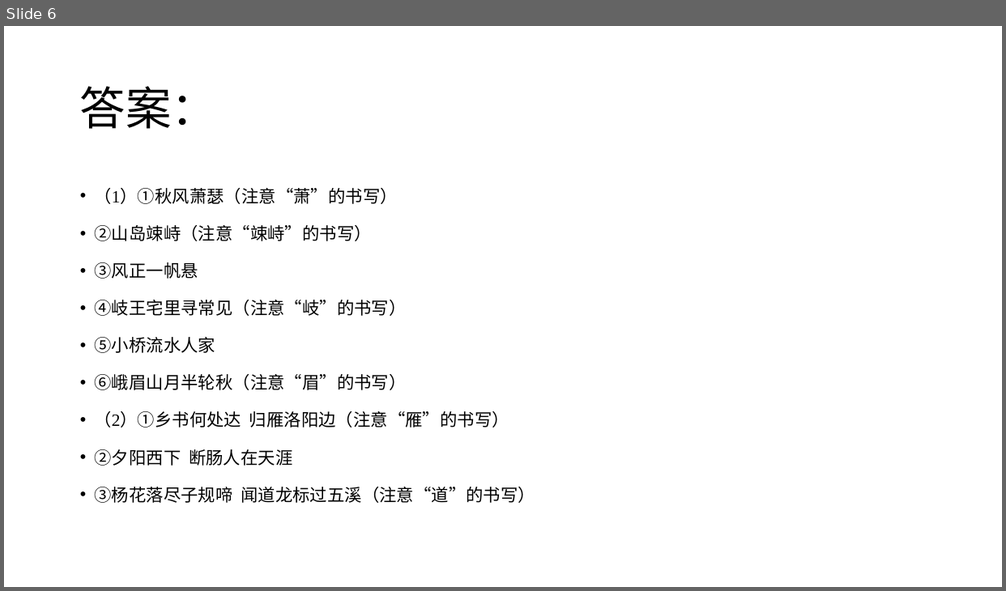
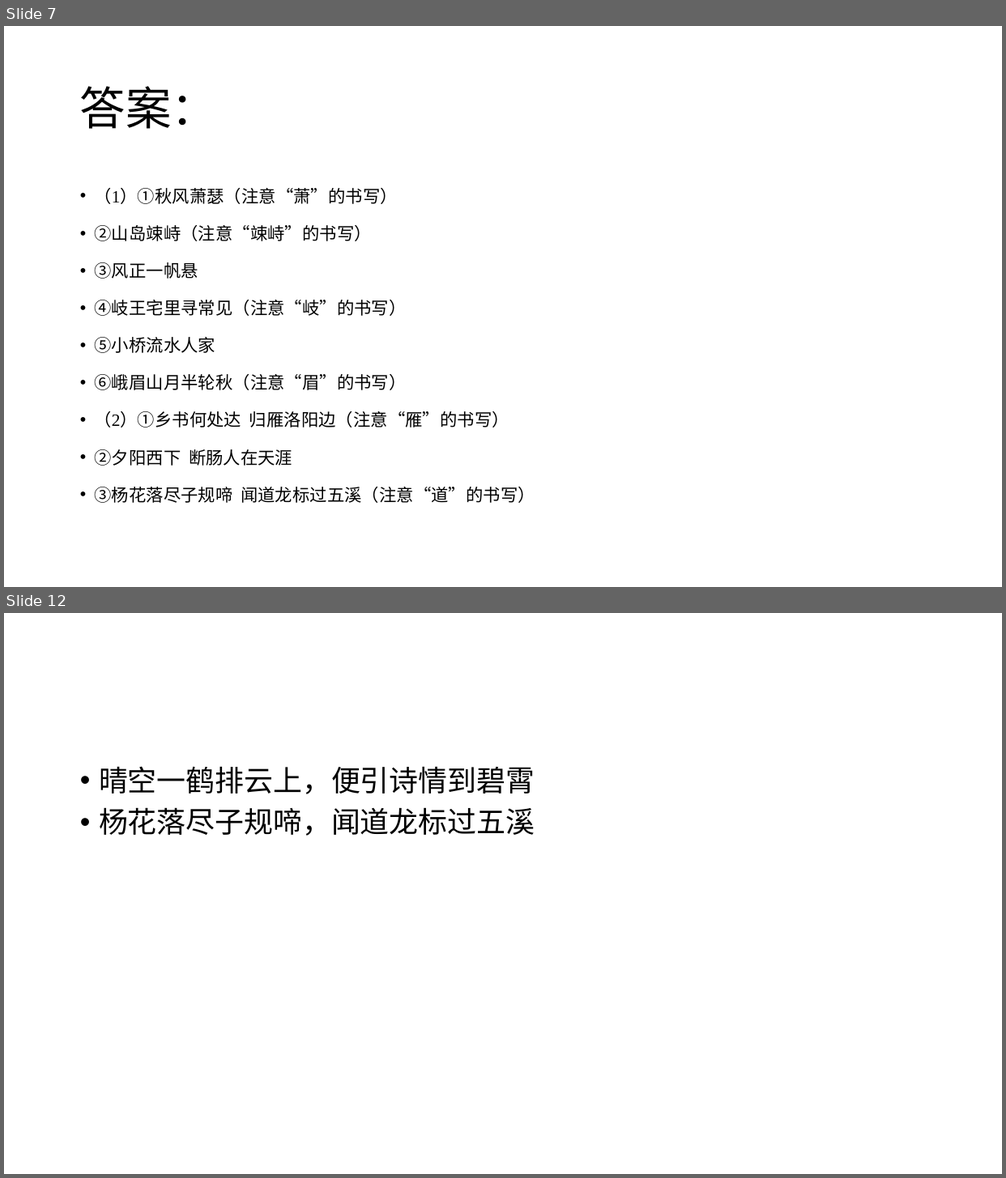
Before and after one commit to GY-feng/Notes, a slide deck: 备课-语文/PPT/小测.pptx. Shown one above the other, each under a label of ours: slide 6 before the commit, slides 7 and 12 after it; the slides between them are not shown. The pictures are 1006x591 and 1006x1178 pixels, drawn with LibreOffice and Linux fonts; fonts in the diff are those of the drawing. Boxes give left, top, right and bottom in pixels: in the first picture for what was removed or moved away, otherwise in the second. Text is boxed around its words. In the diff, an @@ line names an element or a change of style, - is before the commit and + after.

```diff
--- a/备课-语文/PPT/小测.pptx
+++ b/备课-语文/PPT/小测.pptx
@@ slide 12 added at [4, 613, 1002, 1174], background #FFFFFF @@
@@ text added at [99, 766, 535, 836], 28 pt, text #000000 @@
+• 晴空一鹤排云上，便引诗情到碧霄
+• 杨花落尽子规啼，闻道龙标过五溪
@@ what was slide 6 is now slide 7 @@
```
Also in this commit, not shown: 5 other slides added, 1 slide removed, 19 other files.
